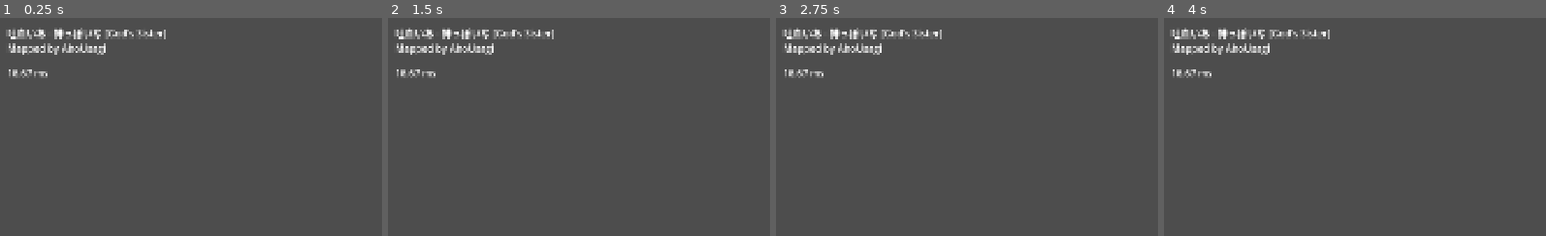
Above: before the commit, frames 1-4 (left to right).
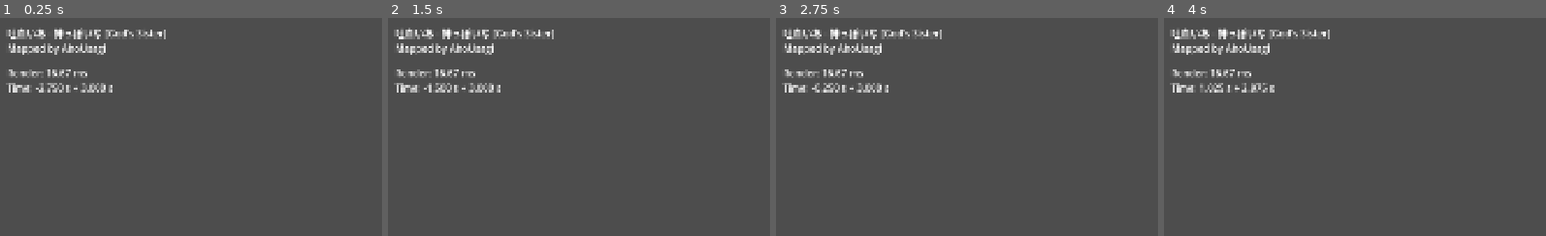
Above: after the commit, the same moments.

Repository: Siflorite/CoreHexa
Game: Godot game, scene res://scenes/main.tscn
The game is run twice, just before and just after one commit, with the same random seed, the same clock (stepped at 60 frames per second) and the same inputs.
Inputs:
- Up to frame 1 (0.25 s): no input
- Up to frame 2 (1.5 s): tap Enter at 0.5 s
- Up to frame 3 (2.75 s): tap Space at 2 s
- Up to frame 4 (4 s): tap Enter at 2.75 s
The pictures show only the part of the screen within x 0-50%, y 0-50%; the shares and areas given below are measured in that part.

The runs differ from the first frame. In frame 1, 1.1% of the frame differs, in the area x 1-30%, y 23-35%; in frame 2, 1.1%; in frame 3, 1.1%; in frame 4, 1.0%.

Commit message:
Implemented dynamic note generation and ypos control

Diff:
--- a/scripts/notes/long_note.gd
+++ b/scripts/notes/long_note.gd
@@ -53,7 +53,4 @@
 	pass
 
 func _process(delta: float) -> void:
-	var velocity: float = viewport_height / scroll_time
-	position.y += velocity * delta
-	if position.y > viewport_height + body_target_size.y + 200:
-		queue_free()
+	super._process(delta)
--- a/scripts/notes/note.gd
+++ b/scripts/notes/note.gd
@@ -28,5 +28,3 @@
 
 func _process(delta: float) -> void:
 	super._process(delta)
-	if position.y > viewport_height + 2 * head_target_size.y:
-		queue_free()
--- a/scripts/notes/note_base.gd
+++ b/scripts/notes/note_base.gd
@@ -24,5 +24,6 @@
 
 # Called every frame. 'delta' is the elapsed time since the previous frame.
 func _process(delta: float) -> void:
-	var velocity: float = viewport_height / scroll_time
-	position.y += velocity * delta
+	# var velocity: float = viewport_height / scroll_time
+	# position.y += velocity * delta
+	pass
--- a/scripts/scenes/main_scene.gd
+++ b/scripts/scenes/main_scene.gd
@@ -6,19 +6,42 @@
 var chart_data: HexaType.ChartData = null
 var audio_player: AudioStreamPlayer = null
 @export var scroll_time: float = 0.5
+const RENDER_ADVANCE_TIME: float = 0.5
 var offset: float = 0.0
-
-var all_notes: Array[Note] = []
+## 视口高度
+var viewport_size: Vector2 = Vector2(0, 0)
+
 var existing_notes: Array[Note] = []
+var index: int = 0
 var note_scene: Resource = preload("res://scenes/notes/note.tscn")
 var long_note_scene: Resource = preload("res://scenes/notes/long_note.tscn")
 
 var current_time: float = 0.0
-const START_DELAY: float = 2.0
+const START_DELAY: float = 3.0
+var visual_time: float = -START_DELAY
+const SMOOTH_FACTOR: float = 0.2 # 将渲染时间平滑到音频时间的参数，越低就越平滑，但平滑速度慢
 
 var time_label: Label = null
 
-@export var column_textures: Array[Texture2D] = [
+var output_latency: float = 0.0
+
+@export var column_head_textures: Array[Texture2D] = [
+	preload("res://textures/hit_objects/note1.png"),
+	preload("res://textures/hit_objects/note2.png"),
+	preload("res://textures/hit_objects/note1.png"),
+	preload("res://textures/hit_objects/note1.png"),
+	preload("res://textures/hit_objects/note2.png"),
+	preload("res://textures/hit_objects/note1.png"),
+]
+@export var column_body_textures: Array[Texture2D] = [
+	preload("res://textures/hit_objects/note1.png"),
+	preload("res://textures/hit_objects/note2.png"),
+	preload("res://textures/hit_objects/note1.png"),
+	preload("res://textures/hit_objects/note1.png"),
+	preload("res://textures/hit_objects/note2.png"),
+	preload("res://textures/hit_objects/note1.png"),
+]
+@export var column_tail_textures: Array[Texture2D] = [
 	preload("res://textures/hit_objects/note1.png"),
 	preload("res://textures/hit_objects/note2.png"),
 	preload("res://textures/hit_objects/note1.png"),
@@ -27,6 +50,10 @@
 	preload("res://textures/hit_objects/note1.png"),
 ]
 var test_texture: Texture2D = preload("res://icons/team_monokhrom_v1.png")
+
+## 窗口高度变化时更新内部变量，保证物件位置和下落速度相对窗口高度比例不变
+func _update_size() -> void:
+	viewport_size = get_viewport_rect().size
 
 func load_chart() -> void:
 	# 加载谱面文件
@@ -79,47 +106,100 @@
 	if audio_player != null:
 		audio_player.play()
 
-func spawn_notes() -> void:
-	for note_data in chart_data.notes:
-		var note: Note = null
-		if note_data.is_hold_note():
-			# 生成LongNote的实例
-			note = long_note_scene.instantiate()
-			var long_note := note as LongNote # No data copy, only a reference alias
-			long_note.set_ln_texture(column_textures[note_data.column], test_texture)
-			long_note.column = note_data.column
-			long_note.time = note_data.time
-			long_note.end_time = note_data.end_time
-			long_note.scroll_time = scroll_time
-			long_note.set_render_priority(2, 1, 0)
+## 生成物件场景实例
+## Input: 物件数据
+## Output: 物件实例
+func generate_note(note_data: HexaType.NoteData) -> Note:
+	var note: Note = null
+	if note_data.is_hold_note():
+		# 生成LongNote的实例
+		note = long_note_scene.instantiate()
+		var long_note := note as LongNote # No data copy, only a reference alias
+		long_note.set_ln_texture(column_head_textures[note_data.column], test_texture)
+		long_note.column = note_data.column
+		long_note.time = note_data.time
+		long_note.end_time = note_data.end_time
+		long_note.scroll_time = scroll_time
+		long_note.set_render_priority(2, 1, 0)
+	else:
+		# 生成Note的实例
+		note = note_scene.instantiate()
+		note.column = note_data.column
+		note.time = note_data.time
+		note.scroll_time = scroll_time
+	note.set_head_texture(column_head_textures[note.column])
+	return note
+
+## 生成新物件
+## Input: 音频时间；生成从上一次结束位置开始，到物件时间为音频时间+下落时间+缓冲时间这一范围内所有的物件
+func generate_new_notes(audio_time: float) -> void:
+	for i in range(index, chart_data.notes.size()):
+		var note_data: HexaType.NoteData = chart_data.notes[i]
+		if note_data.time < audio_time + scroll_time + RENDER_ADVANCE_TIME:
+			var note: Note = generate_note(note_data)
+			# 确定Note的初始位置
+			var x_pos: float = (0.5 + note_data.column) / 6.0 * viewport_size.x
+			# 计算Y位置，需要根据变速计算出视觉位置，不过这里就先随便弄弄
+			var y_pos: float = (audio_time - note_data.time + scroll_time) / scroll_time * viewport_size.y
+			note.position = Vector2(x_pos, y_pos)
+			add_child(note)
+			existing_notes.append(note)
+			# print("idx: ", i, ", col: ", note_data.column, ", time: ", note_data.time, ", endtime: ", note_data.end_time)
 		else:
-			# 生成Note的实例
-			note = note_scene.instantiate()
-			note.column = note_data.column
-			note.time = note_data.time
-			note.scroll_time = scroll_time
-		note.set_head_texture(column_textures[note.column])
-
-		# 确定Note的初始位置
-		var x_pos: float = (0.5 + note.column) / 6.0 * get_viewport_rect().size.x
-		# 计算Y位置，需要根据变速计算出视觉位置，不过这里就先随便弄弄
-		var y_pos: float = (scroll_time - START_DELAY - note.time) / scroll_time * get_viewport_rect().size.y
-		note.position = Vector2(x_pos, y_pos)
-		add_child(note)
-		all_notes.append(note)
+			index = i
+			break
+
+## 更新存在物件的位置
+## Input: 音频时间；根据音频时间调整当前所有存在物件的Y坐标
+func update_existing_notes(audio_time: float) -> void:
+	var still_existing_notes: Array[Note] = []
+	for note in existing_notes:
+		var exist_time: float = 0.0 # 物件留存时间点，对于单键就是time，长键就是end_time
+		if note is LongNote:
+			exist_time = note.end_time
+		else:
+			exist_time = note.time
+
+		if audio_time > exist_time + 2 * scroll_time:
+			# 超过临界区域，销毁当前note
+			note.queue_free()
+			# print("curtime: ", audio_time, ", notetime: ", note.time, ", etime: ", exist_time)
+		else:
+			# 调整当前note的y坐标
+			var target_y: float = (audio_time - note.time + scroll_time) / scroll_time * viewport_size.y
+			note.position.y = target_y
+			still_existing_notes.append(note)
+	existing_notes = still_existing_notes
 
 func _ready() -> void:
+	_update_size()
+	get_viewport().size_changed.connect(_update_size)
 	load_chart()
 	setup_ui()
 	setup_input()
-	spawn_notes()
 	start_game()
 	print("Audio Driver: ", AudioServer.get_driver_name())
 	print("Audio Sample Rate: ", AudioServer.get_mix_rate())
 	print("Audio Device List: ", AudioServer.get_output_device_list())
 	print("Audio Device: ", AudioServer.get_output_device())
-	print("Audio Latency:", AudioServer.get_output_latency() * 1000.0, " ms")
+	output_latency = AudioServer.get_output_latency()
+	print("Audio Latency:", output_latency * 1000.0, " ms")
 
 func _process(delta: float) -> void:
-	time_label.text = "%.2f ms" % (delta * 1000.0)
 	current_time += delta
+	var audio_time: float = 0.0
+	if audio_player != null and audio_player.playing:
+		audio_time = audio_player.get_playback_position() + AudioServer.get_time_since_last_mix() - output_latency
+	else:
+		audio_time = current_time - START_DELAY
+
+	visual_time += delta
+	var drift: float = audio_time - visual_time
+	if abs(drift) > 0.05: # 大于50ms直接跳变
+		visual_time = audio_time
+	elif abs(drift) > 0.01: # (10,50]ms范围内进行平滑，减少jitter
+		visual_time += drift * SMOOTH_FACTOR
+
+	update_existing_notes(visual_time)
+	generate_new_notes(visual_time)
+	time_label.text = "Render: %.2f ms\nTime: %.3f s + %.3f s" % [(delta * 1000.0), audio_time, current_time - audio_time]
